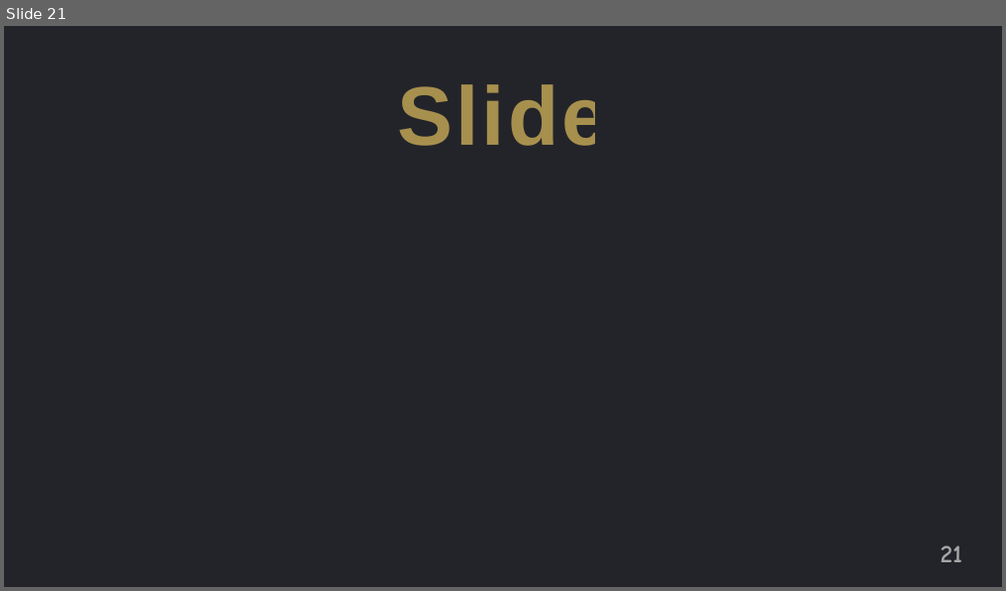
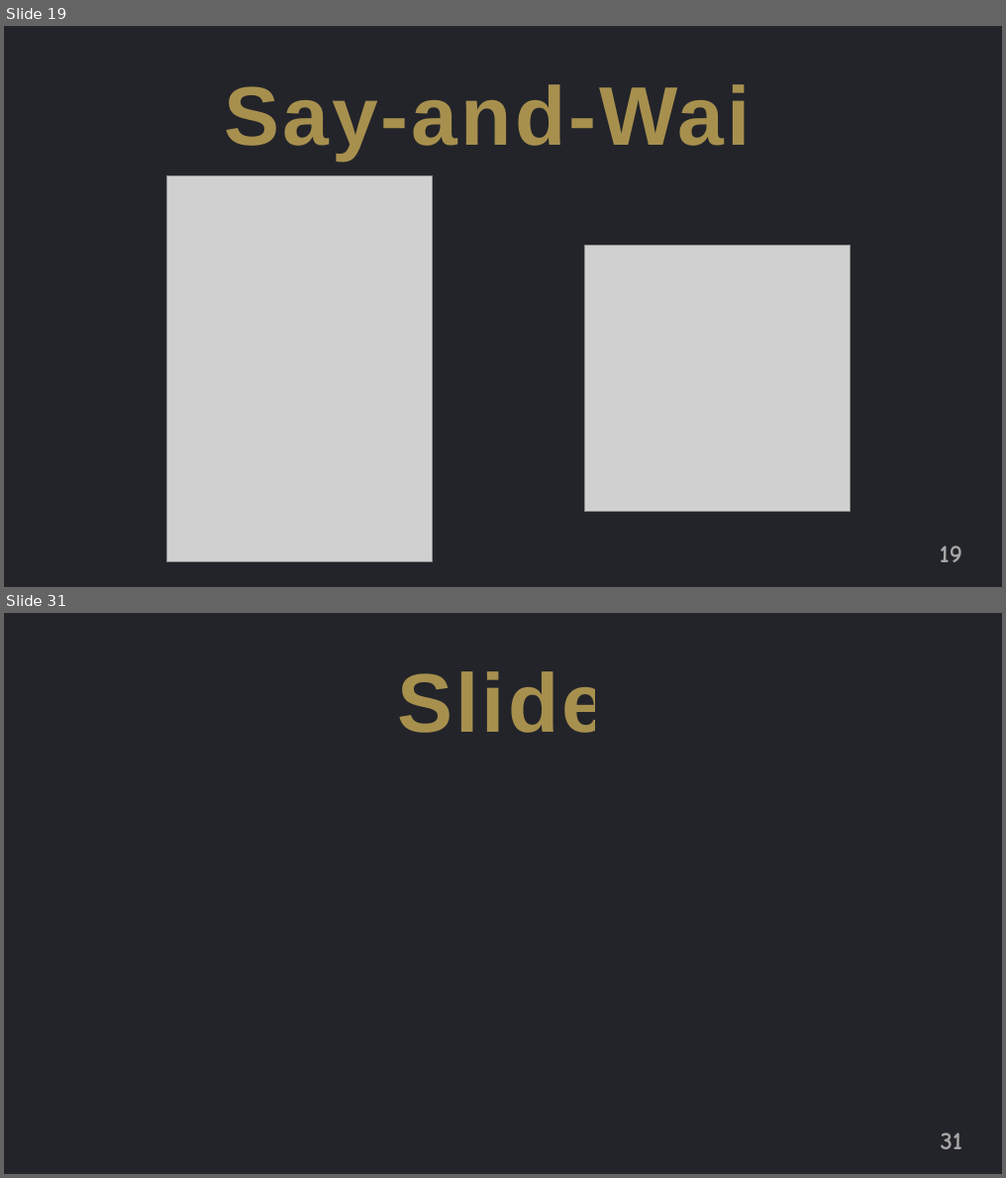
Before and after one commit to jguo108/My-Programming-Courses, a slide deck: Scratch for Newbies/Level2/1 Knock Knock/Note/Notes.pptx. Shown one above the other, each under a label of ours: slide 21 before the commit, slides 19 and 31 after it; the slides between them are not shown. The pictures are 1006x591 and 1006x1178 pixels, drawn with LibreOffice and Linux fonts; fonts in the diff are those of the drawing; grey boxes stand for pictures. Boxes give left, top, right and bottom in pixels: in the first picture for what was removed or moved away, otherwise in the second. Text is boxed around its words. In the diff, an @@ line names an element or a change of style, - is before the commit and + after.

```diff
--- a/Scratch for Newbies/Level2/1 Knock Knock/Note/Notes.pptx
+++ b/Scratch for Newbies/Level2/1 Knock Knock/Note/Notes.pptx
@@ slide 19 added at (4, 26, 1002, 587), background #FFFFFF @@
@@ rectangle added at (4, 26, 1002, 587), fill #23242A @@
@@ text added at (224, 84, 781, 160), 80 pt, text #FFD966 at 60% opacity, bold @@
+Say-and-Wait
@@ picture added at (167, 175, 433, 562) @@
@@ picture added at (584, 245, 849, 511) @@
@@ page number added at (940, 546, 962, 563), 24 pt, text #A6A6A6, bold @@
+19
@@ what was slide 21 is now slide 31 @@
@@ page number at (941, 1133, 962, 1150): text changed @@
-21
+31
```
Also in this commit, not shown: 2 slides changed, 18 other slides added, 9 slides removed, 24 other files.
